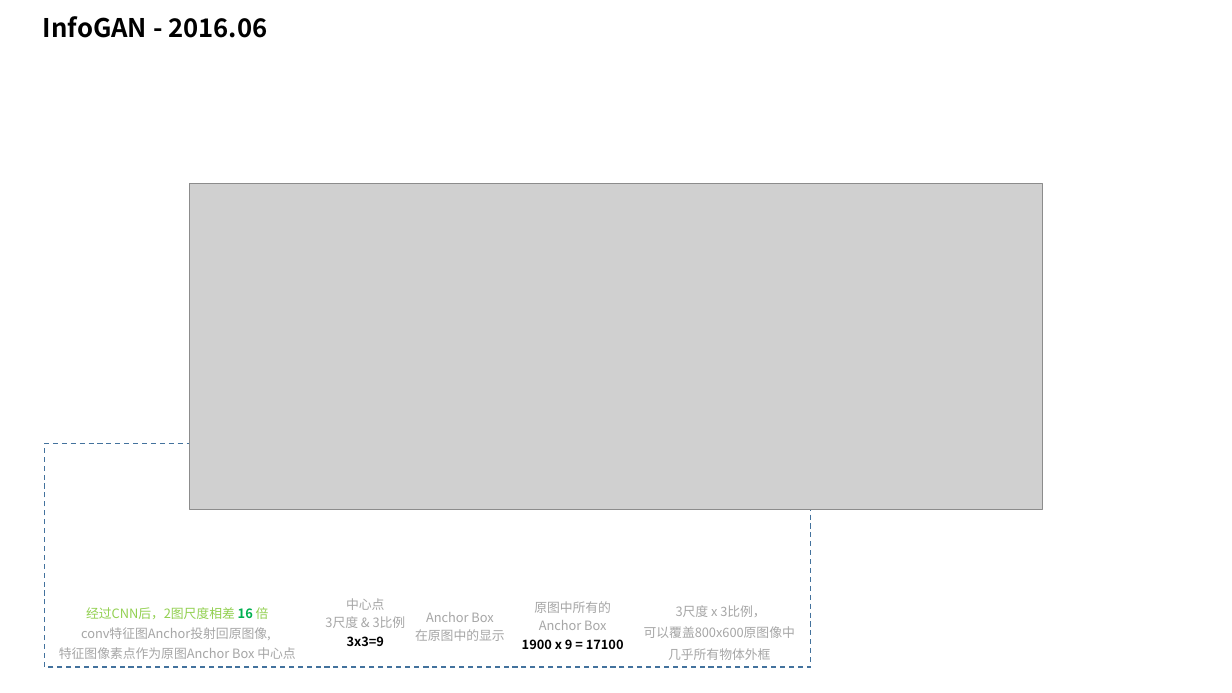
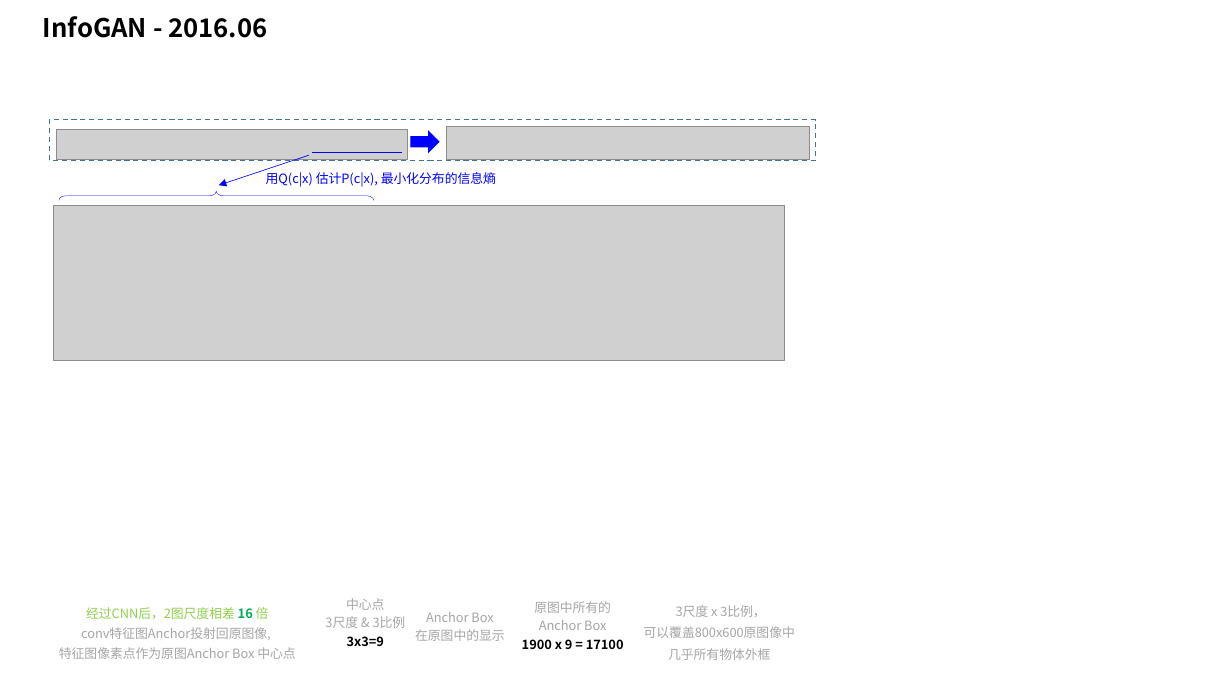
Before and after one commit to taylorguo/GAN_Understanding_Practicing, a slide deck: slide 21 of GAN_Understanding/GANunderstanding.pptx. Drawn at 1232x693 pixels with LibreOffice and Linux fonts; fonts in the diff are those of the drawing; grey boxes stand for pictures. Boxes give left, top, right and bottom in pixels: in the first picture for what was removed or moved away, otherwise in the second. Text is boxed around its words. In the diff, an @@ line names an element or a change of style, - is before the commit and + after.

```diff
--- a/GAN_Understanding/GANunderstanding.pptx
+++ b/GAN_Understanding/GANunderstanding.pptx
@@ rectangle: place and size @@
-rectangle at bbox=[44, 444, 811, 667]
+rectangle at bbox=[50, 120, 816, 161]
@@ picture added at bbox=[56, 129, 408, 159] @@
@@ right arrow added at bbox=[411, 132, 439, 152], fill #0000FF, outline #0000FF 1 pt @@
@@ picture added at bbox=[446, 127, 811, 160] @@
@@ arrow added from (309, 155) to (219, 185), #0000FF 0.5 pt @@
@@ text added at bbox=[266, 169, 496, 187], 10 pt, text #0000FF @@
+用Q(c|x) 估计P(c|x), 最小化分布的信息熵
@@ line added from (312, 152) to (402, 152), #0000FF 0.75 pt @@
@@ picture added at bbox=[54, 205, 785, 360] @@
@@ left brace added at bbox=[59, 191, 374, 200], outline #0000FF 0.25 pt @@
@@ picture removed at bbox=[189, 184, 1043, 509] @@
```
Also in this commit, not shown: 1 other slide changed, 5 other files.
